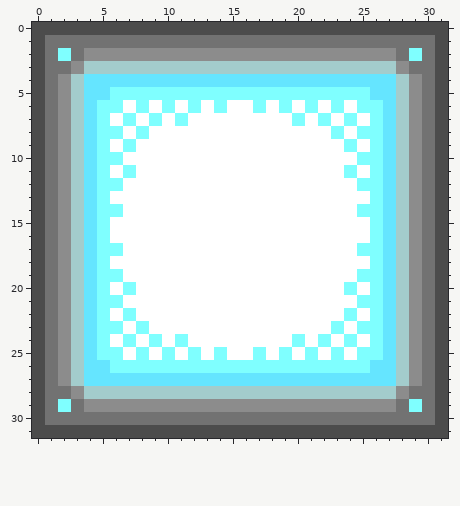
Edited in one commit: pixel-art sprite (oochamon_editor_godot/tiles/t00_012.png). Above: the version before the commit.
The file is 32x32 pixels.
Now the later version:
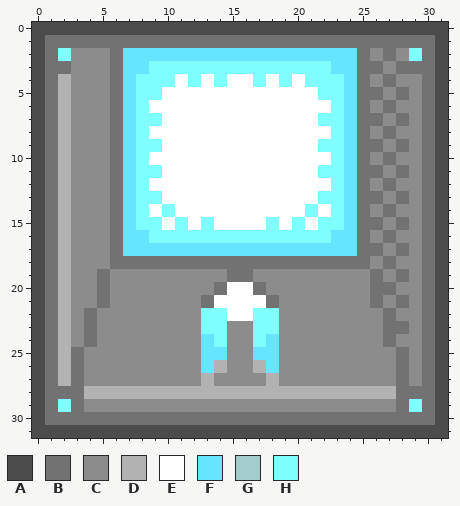
Palette (. is transparent): A #4c4c4c  B #727272  C #8c8c8c  D #b2b2b2  E #ffffff  F #65e5ff  G #a3cccc  H #7fffff
The edit:
Changed rows in their new state; - is an unchanged pixel.
first column x 2:
 2 -C--BFFFFFFFFFFFFFFFFFFB-BC
 3 --CCBFFHHHHHHHHHHHHHHFFBBCB
 4 DCCCB-HHHEHEHEEHEHEHHH-BCBC
 5 DCCCBF--EEEEEEEEEEEE--FBBCB
 6 DCCCBF--E-E-E--E-E-E--FBCBC
 7 DCCCBFH--E--------E--HFBBCB
 8 DCCCBF----------------FBCBC
 9 DCCCBFHH------------HHFBBCB
10 DCCCBFH--------------HFBCBC
11 DCCCBFHH------------HHFBBCB
12 DCCCBFH--------------HFBCBC
13 DCCCBFHH------------HHFBBCB
14 DCCCBFH-H----------H-HFBCBC
15 DCCCBFHH-H-H----H-H-HHFBBCB
16 DCCCBFFHHHHHHHHHHHHHHFFBCBC
17 DCCCBFFFFFFFFFFFFFFFFFFBBCB
18 DCCCBBBBBBBBBBBBBBBBBBBBCBC
19 DCCBCCCCCCCCCBBCCCCCCCCCBCB
20 DCCBCCCCCCCCB--BCCCCCCCCBBC
21 DCCBCCCCCCCB----BCCCCCCCBCB
22 DCBCCCCCCCCHH--HHCCCCCCCCBC
23 DCBCCCCCCCCHHCCHHCCCCCCCCBB
24 DCBCCCCCCCCFHCCHFCCCCCCCCBC
25 DBCCCCCCCCCFFCCFFCCCCCCCCCB
26 DBCCCCCCCCCFDCCDFCCCCCCCCCB
27 DBCCCCCCCCCDCCCCDCCCCCCCCCB
28 -BDDDDDDDDDDDDDDDDDDDDDDDDB
